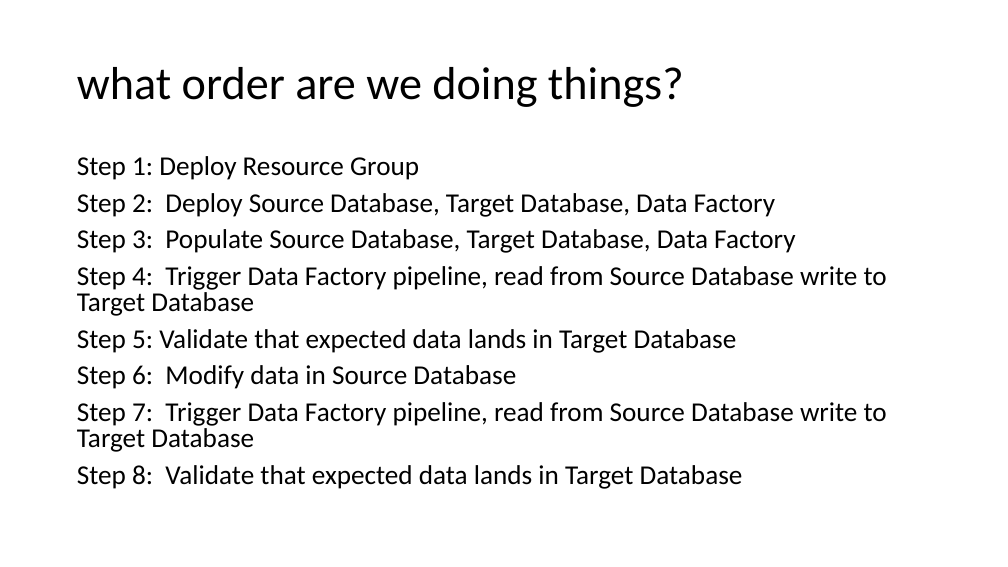
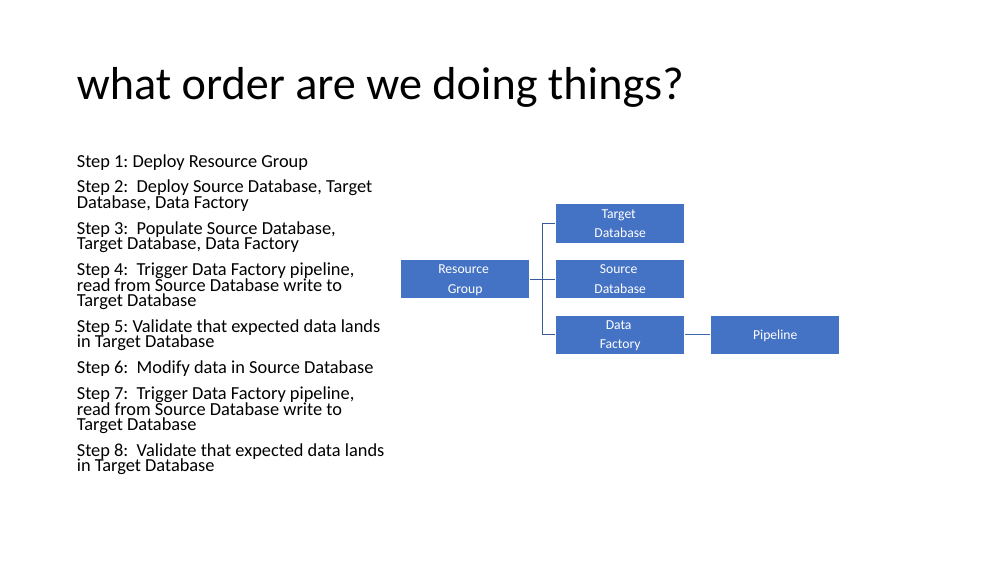
Before and after one commit to marc-jellinek/AzureDataFactoryDemo_SqlSpSink, a slide deck: slide 4 of AzDataFactoryDemo_SqlSpSink.pptx. Drawn at 1008x567 pixels with LibreOffice and Linux fonts; fonts in the diff are those of the drawing. Boxes give left, top, right and bottom in pixels: in the first picture for what was removed or moved away, otherwise in the second. Text is boxed around its words. In the diff, an @@ line names an element or a change of style, - is before the commit and + after.

```diff
--- a/AzDataFactoryDemo_SqlSpSink.pptx
+++ b/AzDataFactoryDemo_SqlSpSink.pptx
@@ text "Step 1: Deploy Resource Group" at (x1=77, y1=154, x2=384, y2=474): size 25.9 to 17.5 pt; line spacing 0.8 to 0.7 @@
@@ group added at (x1=401, y1=204, x2=840, y2=355): 5 rectangles, 5 texts, 4 freeform shapes @@
+Resource
+Group
+Target
+Database
+Source
+Database
+Data
+Factory
+Pipeline
```
Also in this commit, not shown: 4 other slides changed, 1 slide added, 1 slide removed.
